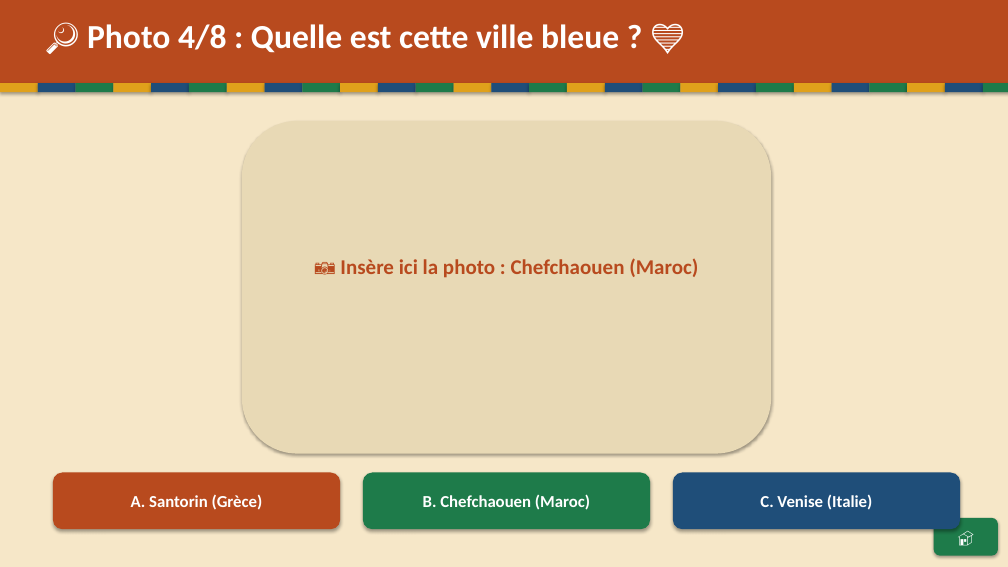
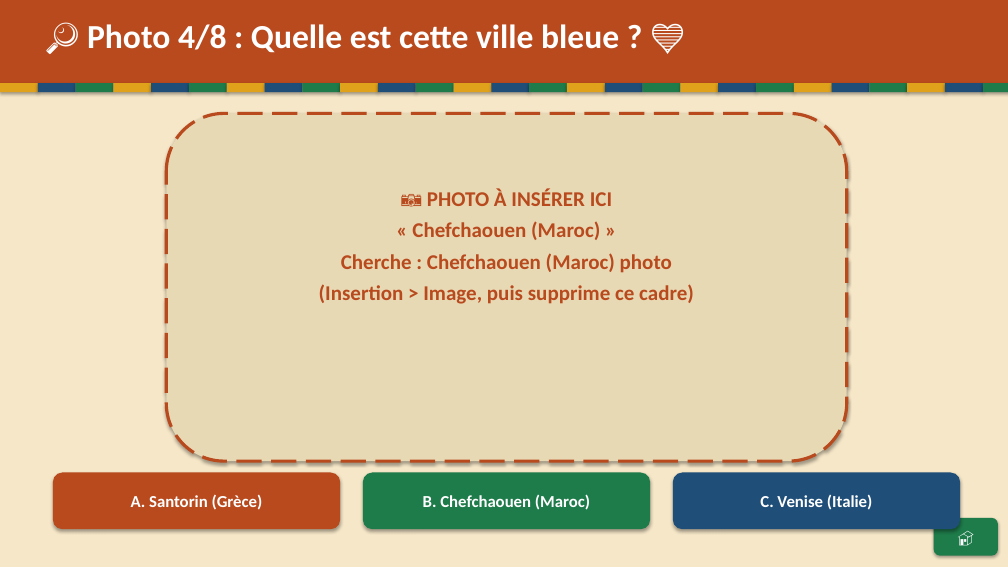
Before and after one commit to Paquereauman/Paquereauman, a slide deck: slide 9 of maghreb/maghreb-interactif.pptx. Drawn at 1008x567 pixels with LibreOffice and Linux fonts; fonts in the diff are those of the drawing. Boxes give left, top, right and bottom in pixels: in the first picture for what was removed or moved away, otherwise in the second. Text is boxed around its words. In the diff, an @@ line names an element or a change of style, - is before the commit and + after.

```diff
--- a/maghreb/maghreb-interactif.pptx
+++ b/maghreb/maghreb-interactif.pptx
@@ rounded rectangle: place and size @@
-rounded rectangle at bbox=[242, 121, 771, 454]
+rounded rectangle at bbox=[166, 113, 847, 461]
@@ rounded rectangle at bbox=[166, 113, 847, 461]: outline none to #B84A1E 3 pt dashed @@
@@ text at bbox=[319, 188, 694, 304]: text changed @@
-📷 Insère ici la photo : Chefchaouen (Maroc)
+📷 PHOTO À INSÉRER ICI
+« Chefchaouen (Maroc) »
+Cherche : Chefchaouen (Maroc) photo
+(Insertion > Image, puis supprime ce cadre)
```
Also in this commit, not shown: 6 other slides changed, 3 other files.
